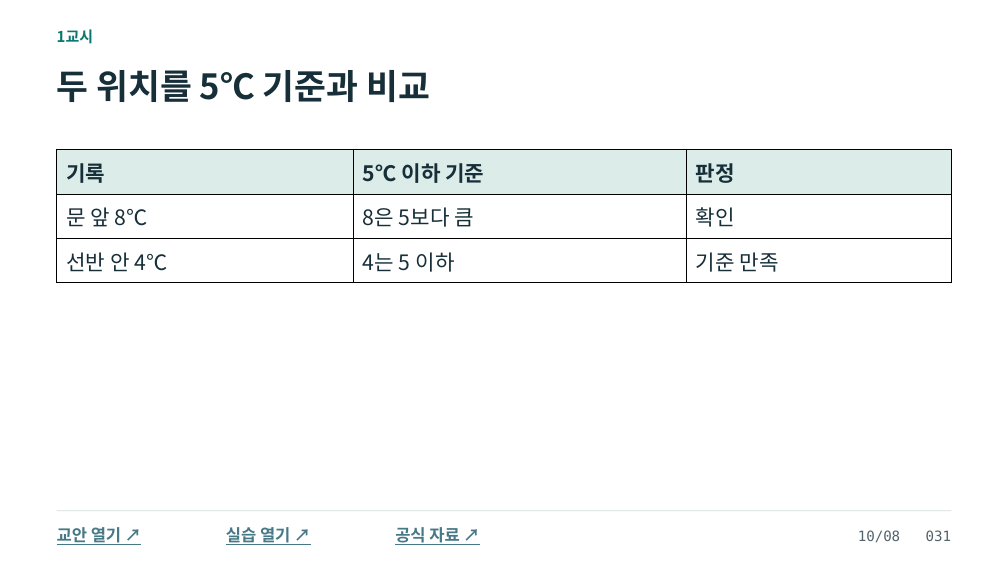
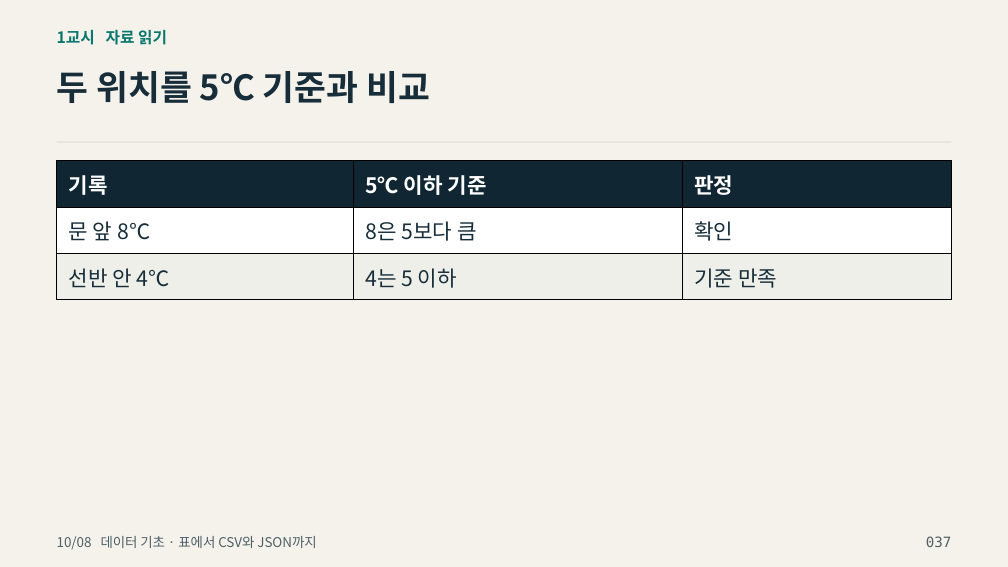
Before and after one commit to zeusk302-png/kdigital-physical-ai, a slide deck: slide 37 of downloads/2026-10-08/readable-slides.pptx (slide 31 before the commit). Drawn at 1008x567 pixels with LibreOffice and Linux fonts; fonts in the diff are those of the drawing; background and template pictures are left out. Boxes give left, top, right and bottom in pixels: in the first picture for what was removed or moved away, otherwise in the second. Text is boxed around its words. In the diff, an @@ line names an element or a change of style, - is before the commit and + after.

```diff
--- a/downloads/2026-10-08/readable-slides.pptx
+++ b/downloads/2026-10-08/readable-slides.pptx
@@ background #FFFFFF to picture (left out) @@
@@ text at [57, 29, 167, 45]: text changed; size 14.2 to 15 pt; text colour #08786F to #08776D @@
-1교시
+1교시 자료 읽기
@@ text "두 위치를 5℃ 기준과 비교" at [57, 71, 430, 103]: text colour #172F39 to #172E3A @@
@@ rectangle added at [57, 142, 951, 143], fill #CDCFC7 @@
@@ table at [57, 160, 951, 295] @@
@@ fill #DCECE8 to #102733 in row 1 @@
@@ fill #FFFFFF to #EDEFE8 in row 3 @@
@@ text colour #172F39 to #FFFFFF in "기록", "5℃ 이하 기준", "판정" @@
@@ text colour #172F39 to #172E3A in "문 앞 8℃", "8은 5보다 큼", "확인", "선반 안 4℃" and 2 more places @@
@@ line spacing 1.02 to 1.04 @@
@@ table: place and size @@
-table at [57, 150, 951, 283]
+table at [57, 160, 951, 295]
@@ rectangle removed at [57, 510, 951, 511] @@
@@ text removed at [57, 527, 121, 545] @@
-교안 열기 ↗
@@ text added at [57, 536, 316, 549], 12.8 pt, text #4D6068 @@
+10/08 데이터 기초 · 표에서 CSV와 JSON까지
@@ text removed at [226, 527, 290, 545] @@
-실습 열기 ↗
@@ text removed at [395, 527, 459, 545] @@
-공식 자료 ↗
@@ text removed at [858, 530, 952, 543] @@
-10/08 031
@@ text added at [926, 536, 951, 547], 13.5 pt, text #4D6068 @@
+037
```
Also in this commit, not shown: 52 other slides changed, 54 slides added, 52 slides removed, 11 other files.
